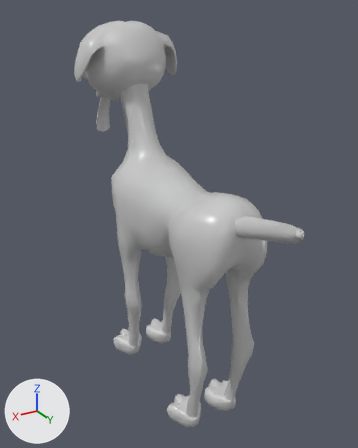
An edit to the FBX model DogGroomer/Assets/Models/PoodleRiggedLow.fbx, drawn before and after from the same camera.
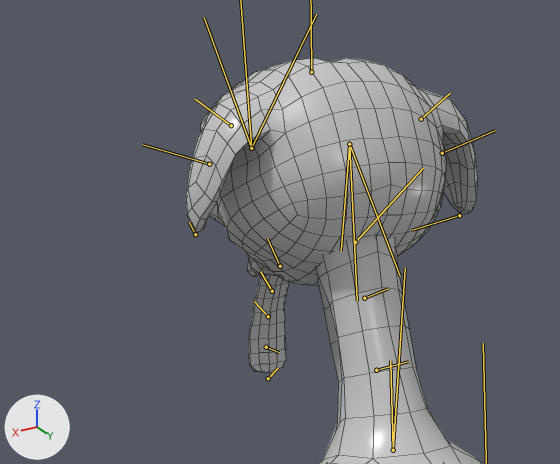
Old and new are each drawn whole from a 50 mm lens placed at (0.0498, 0.0885, 0.084), pointed at (0.0005, 0.0062, 0.0428) and again close up on the part from 2% to 58% of the width and 0% to 37% of the height. Every picture has the same lights, and +X, +Y and +Z are marked at lower left. Both versions are drawn at frame 7 of the action 'Take 001'; the numbers are the values there. The bones that bend it are drawn over the model as lines in the close-ups. The close-ups show mesh edges as thin lines.

Names of what the first close-up shows: 'Poodle_V1:Body', 'Poodle_V1:Tounge'.
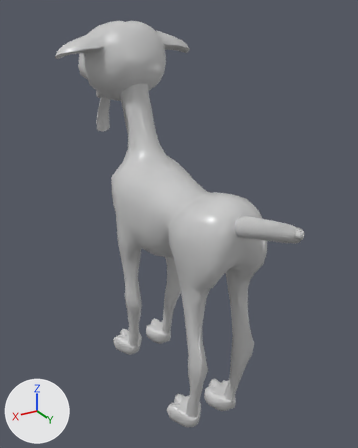
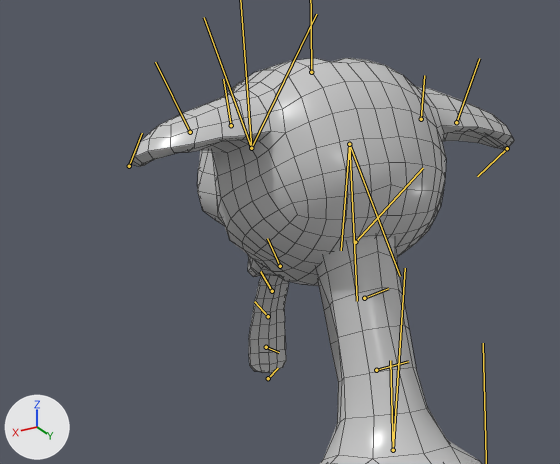
The edits, one by one:
Bone 'ear_base_l' (bone_ear_base_l) turns from (0, 0, -53) to (0, 0, -5) degrees about its own x, y and z.
Bone 'ear_base_r' (bone_ear_base_r) turns from (0, 0, -53) to (0, 0, -5) degrees about its own x, y and z.

Changed parts and their boxes (x1, y1, x2, y2) in the close-ups (560 x 464 px):
'Poodle_V1:Body', posed
    before: (186, 58, 482, 464)
    after: (131, 58, 514, 464)
'Poodle_V1:Face', unchanged, uncovered by the edit
    before: (210, 82, 278, 277)
    after: (198, 82, 278, 277)
bone 'ear_base_l', root to tip
    before: (231, 125) to (195, 99)
    after: (231, 125) to (223, 79)
bone 'ear_base_r', root to tip
    before: (421, 119) to (450, 93)
    after: (421, 119) to (424, 75)
